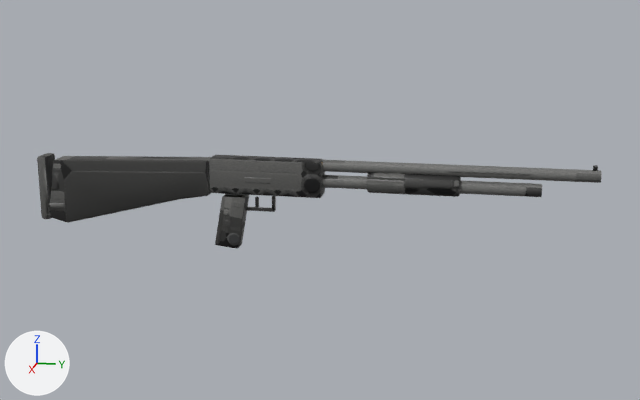
One commit to the FBX model Assets/Exports/WeaponShotgun/SM_WeaponShotgun.fbx: the scene before it, then after it.
Rendered twice from a 50 mm lens placed at (1.605, 0.352, 0.504), pointed at (-0.007, 0.029, 0.101). Arrows for +X, +Y and +Z are at lower left; the lights stay in place. The first picture is the older version.

The first picture shows 'SM_WeaponShotgun'.
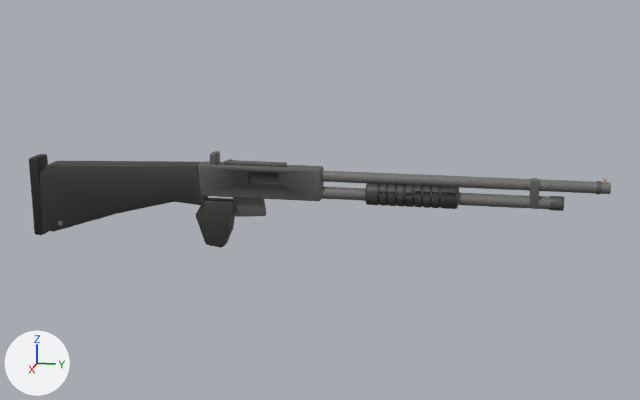
What differs and where, as boxes (x1, y1, x2, y2) in the pictures (640 x 400 px; the box of a moved part takes in the faces that stretch with it):
'SM_WeaponShotgun', reshaped
    before: (37, 153, 602, 249)
    after: (29, 151, 611, 248)
part 1 of me_cube, added
    after: (321, 170, 611, 194)
part 2 of me_cube, added
    after: (321, 186, 550, 209)
part 3 of me_cube, moved or reshaped
    before: (272, 196, 276, 211)
    after: (529, 178, 540, 208)
part 4 of me_cube, added
    after: (210, 151, 220, 165)
part 5 of me_cube, moved or reshaped
    before: (245, 207, 275, 212)
    after: (224, 160, 287, 167)
part 6 of me_cube, moved or reshaped (not visible afterwards)
    before: (37, 153, 55, 219)
part 7 of me_cube, moved or reshaped (not visible afterwards)
    before: (255, 197, 259, 207)
part 8 of me_cube, rebuilt
    before: (49, 156, 211, 223)
    after: (40, 161, 208, 232)
part 9 of me_cube, rebuilt (9% wider, 7% shorter)
    before: (209, 155, 325, 198)
    after: (198, 161, 324, 201)
part 10 of me_cube, rebuilt (14% wider, 9% shorter)
    before: (215, 194, 249, 249)
    after: (196, 198, 235, 248)
part 11 of me_cube, cut back
    before: (322, 160, 602, 197)
    after: (233, 181, 602, 217)
part 12 of me_cube, added
    after: (29, 154, 49, 235)

What changed in the scene script:
```text
Change me_cube:
    used by ob_sm_weaponshotgun; location = (0.0, 0.0, 0.0)
    remove me_cube.from_pydata(...)  # 620 vertices, 544 faces; spans x -0.022..0.022, y -0.538..0.538, z 0.0..0.189
    add me_cube.from_pydata(...)  # 2346 vertices, 1598 faces; spans x -0.023..0.023, y -0.555..0.555, z 0.0..0.186
    me_cube part 1: a new loose piece, a 24-sided cylinder along y spanning x -0.01..0.011, y 0.035..0.555, z 0.139..0.16, in mat_m_weaponshotgun
    me_cube part 2: a new loose piece, a 24-sided cylinder along y spanning x -0.011..0.012, y 0.035..0.455, z 0.106..0.129, in mat_m_weaponshotgun
    me_cube part 3: the loose piece of 56 vertices spanning x -0.004..0.004, y -0.063..-0.057, z 0.078..0.106 is scaled about its middle by (3.44, 2.8, 1.78), then moved by (0.0, 0.485, 0.043)
    me_cube part 4: the loose piece of 56 vertices spanning x -0.004..0.004, y -0.063..-0.057, z 0.078..0.106 is copied, and the copy is scaled about its middle by (4.02, 2, 0.735), then moved by (0.0, -0.115, 0.084); it spans x -0.015..0.015, y -0.181..-0.169, z 0.164..0.186
    me_cube part 5: the loose piece of 56 vertices spanning x -0.004..0.004, y -0.128..-0.058, z 0.076..0.082 is scaled about its middle by (2.15, 1.73, 1), then moved by (0.0, -0.002, 0.09)
    me_cube part 6: the loose piece of 56 vertices spanning x -0.022..0.022, y -0.538..-0.518, z 0.04..0.17 is turned 15 degrees about the x axis through its middle and scaled by 0.167, then moved by (0.0, 0.409, -0.018)
    me_cube part 7: the loose piece of 56 vertices spanning x -0.003..0.003, y -0.096..-0.09, z 0.083..0.103 is scaled about its middle by (2.61, 1, 0.471), then moved by (0.0, -0.052, 0.076)
    me_cube part 8: the loose piece of 68 vertices spanning x -0.021..0.021, y -0.522..-0.183, z 0.035..0.174 is rebuilt with 88 vertices and now spans x -0.021..0.021, y -0.54..-0.196, z 0.014..0.164
    me_cube part 9: the loose piece of 56 vertices spanning x -0.02..0.02, y -0.183..0.037, z 0.11..0.18 is rebuilt with 96 vertices and now spans x -0.018..0.018, y -0.205..0.035, z 0.103..0.165
    me_cube part 10: the loose piece of 56 vertices spanning x -0.015..0.015, y -0.176..-0.111, z 0.0..0.105 is rebuilt with 76 vertices and now spans x -0.016..0.016, y -0.214..-0.136, z 0.0..0.094
    me_cube part 11: 200 vertices removed from x -0.021..0.021, y 0.037..0.538, z 0.122..0.181; 1606 vertices added at x -0.022..0.022, y -0.14..0.539, z 0.062..0.161
    me_cube part 12: 56 vertices added at x -0.023..0.023, y -0.555..-0.535, z 0.006..0.166
    other edits to the shape of me_cube do not show in these pictures
```
